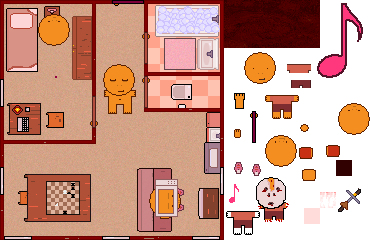
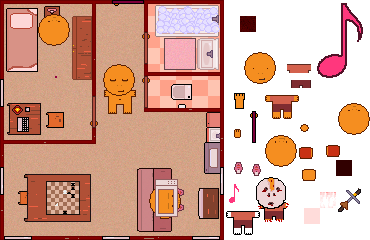
Revision of a layered 370×240 image; what changed, layer by layer:
painted on "Layer 59" over [224, 0, 320, 48]
